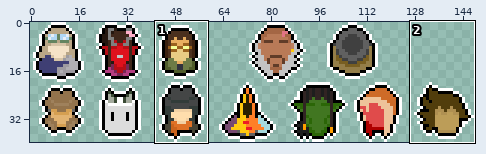
Sprite sheet, stored at Assets/Sprites/UIArt/Wave 2 Stocks.png. Above, an overview of the earlier version with the close-up marked.
Close-up. Earlier state:
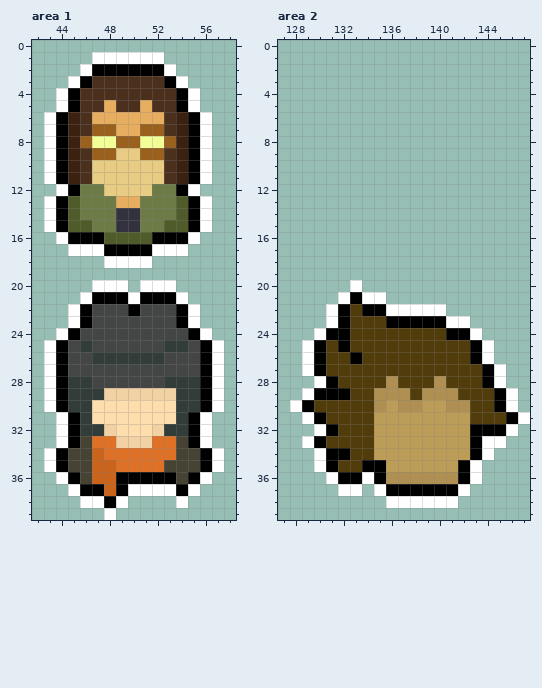
The file is 148x40 pixels. Colours within 5 levels of each other are drawn and written as one. Shown: area 1: x 42..58, y 0..39; area 2: x 127..147, y 0..39. The commit also changed other parts of the picture, which this record leaves out.
After:
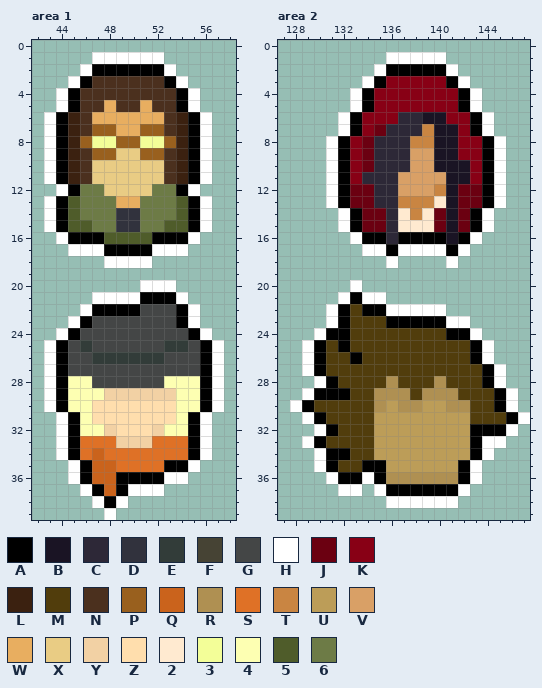
Palette (. is transparent): A #000000  B #1a1424  C #2d2837  D #31323d  E #323c39  F #464334  G #444646  H #ffffff  J #6b0011  K #880015  L #3b2110  M #513d0c  N #4b301e  P #99601e  Q #ca631c  R #af9052  S #df7126  T #c98542  U #bc9d58  V #d9a066  W #e8ae60  X #e9cc84  Y #f2d1a4  Z #ffdead  2 #ffead0  3 #f3fe98  4 #fdffb2  5 #4f5c2a  6 #6d7b46
From old to new:
Area 1:
Colour 4 replaces colour E in row 28 at x 45 to 46 and 53 to 55; in row 29 at x 45 to 47 and 54 to 55; in row 30 at x 45 to 46 and 54 to 55; in row 31 at x 46 and 54; in row 32 at x 46 to 47 and 53 to 54.
Colour A replaces colour F in row 34 at x 45 and 55; in row 35 at x 46 and 53 to 54; in row 36 at x 46.
Colour A replaces colour G in row 22 at x 47 to 49.
Colour H replaces colour A in row 21 at x 47 to 49; in row 22 at x 46; in row 34 at x 44 and 56; in row 36 at x 45 and 53; in row 37 at x 46.
Colour H replaces colour F in row 35 at x 45 and 55; in row 36 at x 54.
Colour S replaces colour F in rows 33 to 34 at x 46 and 54.
The author cleared colour A in row 35 at x 44 and 56; in row 36 at x 55; in row 37 at x 54.
The author cleared colour H in row 20 at x 47 to 49; in row 21 at x 46; in row 22 at x 45; in rows 34 to 35 at x 43 and 57; in row 36 at x 44 and 56; in row 37 at x 45, 53 and 55.
The author cleared colour H in row 38 at x 46 and 54.
Area 2:
Colour 2 is added in row 13 at x 140; in row 14 at x 137 and 139; in row 15 at x 137 to 139.
Colour A is added in row 2 at x 136 to 140; in row 3 at x 135 and 141; in rows 4 to 5 at x 134 and 142; in rows 6 to 7 at x 133 and 143; in rows 8 to 13 at x 132 and 144; in rows 14 to 15 at x 133 and 143.
Colour A is added in row 16 at x 134 to 135, 137 to 140 and 142; in row 17 at x 136 and 141.
Colour B is added in row 6 at x 139 to 140; in rows 7 to 9 at x 140 to 141; in row 10 at x 140 to 142; in row 11 at x 141 to 142; in rows 12 to 16 at x 141.
Colour C is added in row 6 at x 137 to 138; in row 7 at x 136 to 138; in rows 8 to 10 at x 135 to 137; in row 11 at x 134 to 136; in rows 12 to 13 at x 135 to 136; in rows 14 to 16 at x 136.
Colour H is added in row 1 at x 136 to 140; in row 2 at x 135 and 141; in row 3 at x 134 and 142; in rows 4 to 5 at x 133 and 143; in rows 6 to 7 at x 132 and 144; in rows 8 to 13 at x 131 and 145.
Colour H is added in rows 14 to 15 at x 132 and 144; in row 16 at x 133 and 143; in row 17 at x 134 to 135, 137 to 140 and 142; in row 18 at x 136 and 141.
Colour J is added in row 7 at x 135; in rows 8 to 10 at x 134; in rows 12 to 13 at x 133 to 134 and 142 to 143; in rows 14 to 15 at x 134 to 135, 140 and 142.
Colour K is added in row 3 at x 136 to 140; in rows 4 to 5 at x 135 to 141; in row 6 at x 134 to 136 and 141 to 142; in row 7 at x 134 and 142; in rows 8 to 9 at x 133 and 142 to 143; in rows 10 to 11 at x 133 and 143.
Colour T is added in row 7 at x 139; in row 8 at x 138 to 139; in row 12 at x 140; in row 13 at x 137 to 139; in row 14 at x 138.
Colour V is added in rows 9 to 10 at x 138 to 139; in row 11 at x 137 to 140; in row 12 at x 137 to 139.
Pixel boxes of the changes (left, top, right, bottom) in both close-ups:
changed: (68, 280, 128, 316)
changed: (44, 376, 104, 508)
changed: (164, 376, 224, 508)
added: (326, 52, 506, 268)
